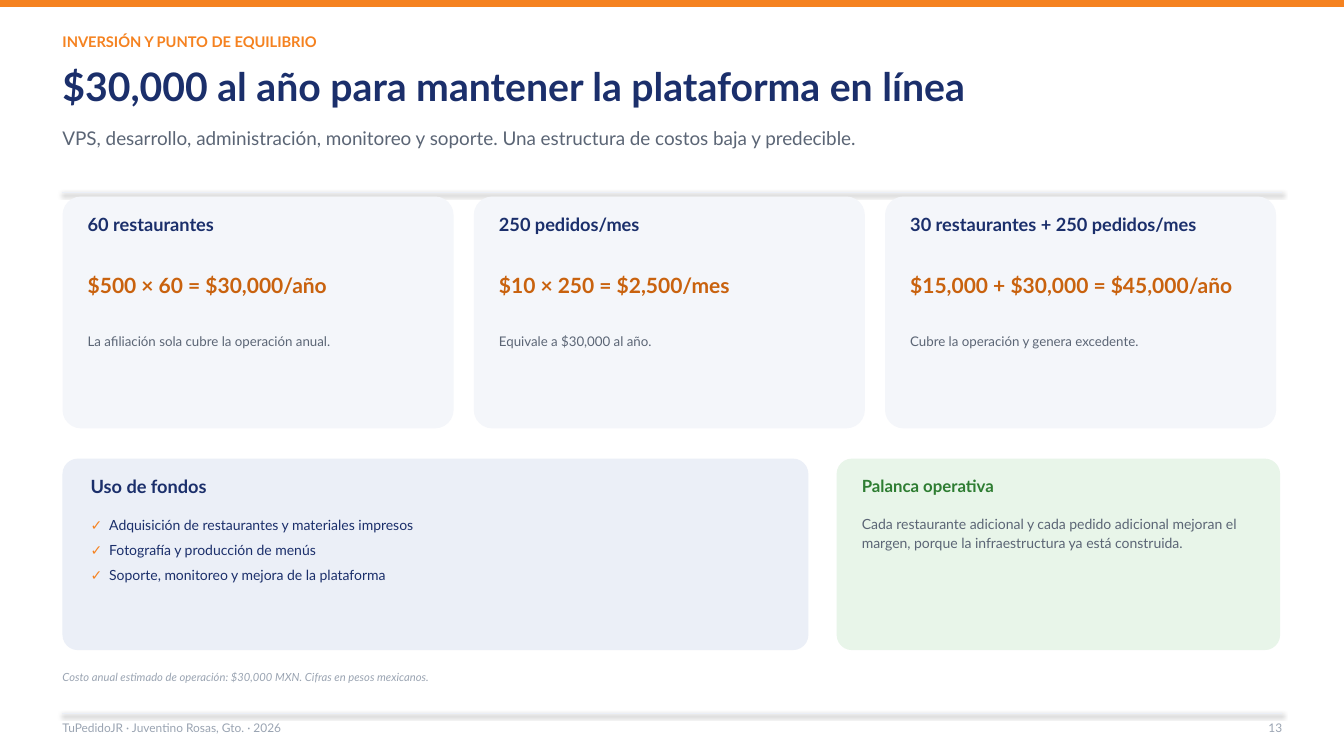
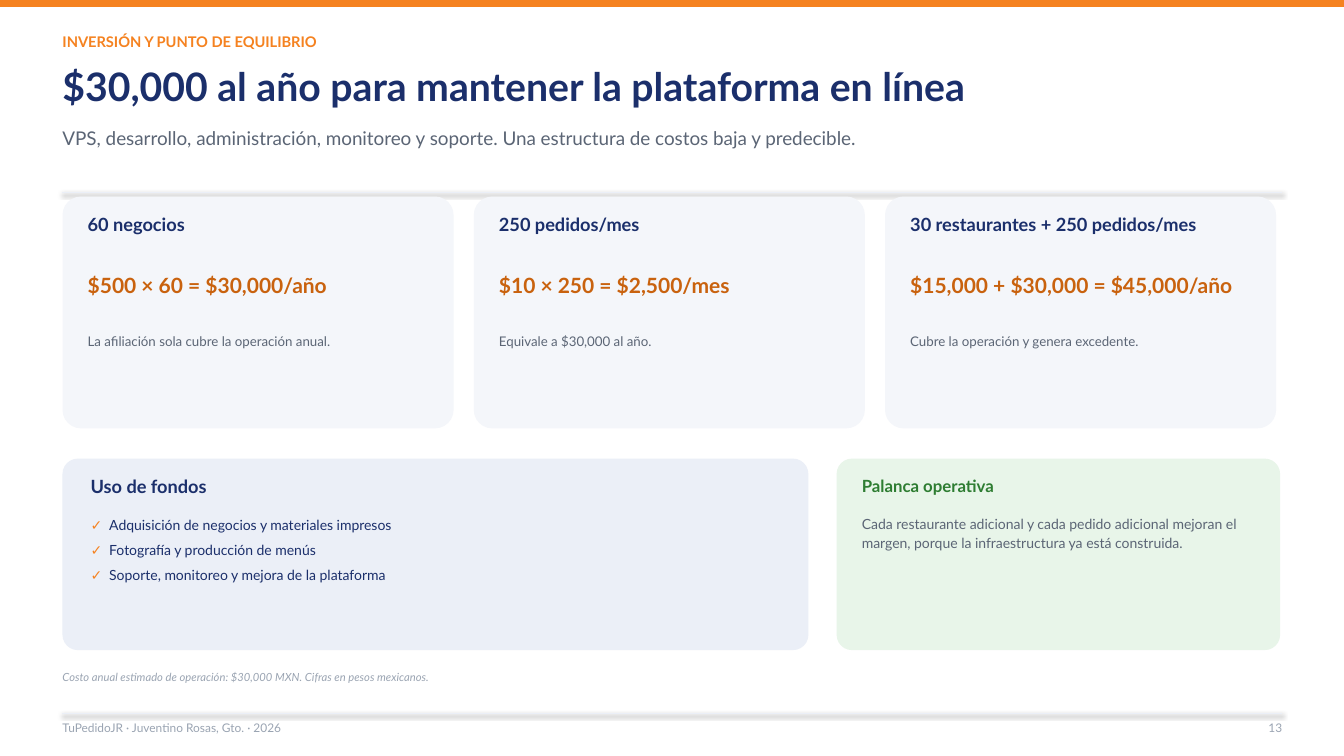
Before and after one commit to Lodoman-old/TuPedidoJR, a slide deck: slide 13 of docs/presentacion/TuPedidoJR_Propuesta_2026.pptx. Drawn at 1344x756 pixels with LibreOffice and Linux fonts; fonts in the diff are those of the drawing. Boxes give left, top, right and bottom in pixels: in the first picture for what was removed or moved away, otherwise in the second. Text is boxed around its words. In the diff, an @@ line names an element or a change of style, - is before the commit and + after.

```diff
--- a/docs/presentacion/TuPedidoJR_Propuesta_2026.pptx
+++ b/docs/presentacion/TuPedidoJR_Propuesta_2026.pptx
@@ text at (88, 217, 185, 235): text changed @@
-60 restaurantes
+60 negocios
@@ text at (109, 519, 392, 533): text changed @@
-✓ Adquisición de restaurantes y materiales impresos
+✓ Adquisición de negocios y materiales impresos
```
Also in this commit, not shown: 7 other slides changed, 10 other files.
